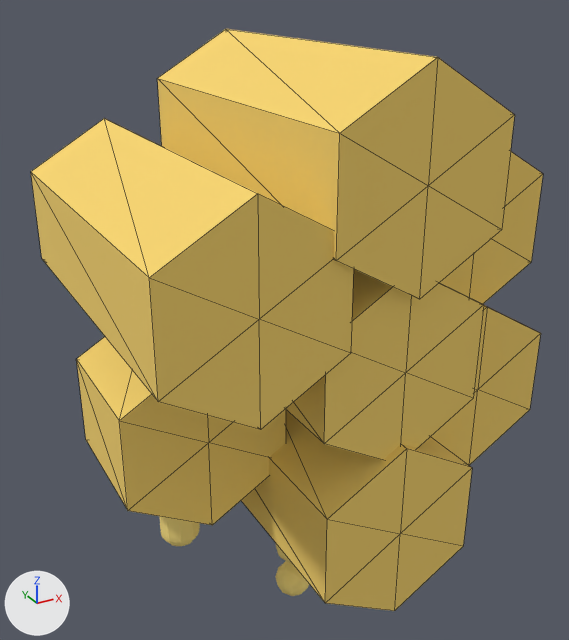
The OBJ model assets/meshes/Honeycomb.obj as it was, and as the next commit left it.
Both versions are drawn from a 50 mm camera at (-2.24, -3.79, 3.09) aimed at (-0.06, 0.17, 1.11). Arrows for +X, +Y and +Z are at lower left; the lights stay in place. The first picture is the older version. Mesh edges are drawn as thin lines on the coarser meshes. Where no turn or scale is listed for an object, it has been applied to the vertices. Vertices at exactly the same position are counted once.

The older version as bpy lines, for what is in view:
```python
me_comb = bpy.data.meshes.new('Comb')
me_comb.from_pydata(...)  # a 6-sided cylinder along y spanning x -0.48..0.48, y -0.99..0.99, z 0.7..1.8; a 6-sided cylinder along y spanning x 0.36..1.32, y -0.49..0.49, z 1.19..2.28; a 6-sided cylinder along y spanning x -0.48..0.48, y -1.05..1.05, z 1.67..2.77; a 6-sided cylinder along y spanning x -1.32..-0.36, y -1.02..1.02, z 1.19..2.28; a 6-sided cylinder along y spanning x -1.32..-0.36, y -0.4..0.4, z 0.22..1.31; a 6-sided cylinder along y spanning x -0.48..0.48, y -1.04..1.04, z -0.27..0.83; a 6-sided cylinder along y spanning x 0.36..1.32, y -0.64..0.64, z 0.22..1.31
me_comb.materials.append(mat_comb)  # yellow #f8d56e
me_honey = bpy.data.meshes.new('Honey')
me_honey.from_pydata(...)  # 450 vertices, 880 faces; spans x -0.97..0.63, y 0.02..0.28, z -1.08..0.25
me_honey.materials.append(mat_honey)  # yellow #ffe585
ob_comb = bpy.data.objects.new('Comb', me_comb)
ob_comb.location = (0.0, 0.0, 0.0)
ob_honey = bpy.data.objects.new('Honey', me_honey)
ob_honey.location = (0.0, 0.0, 0.0)
```
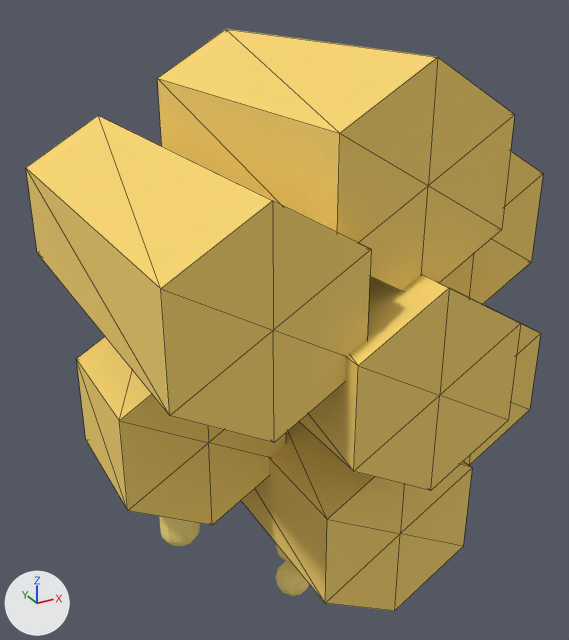
Scene script edits in JSON lines:
```json
{"block": "me_comb", "where": "# used by ob_comb; location = (0.0, 0.0, 0.0)"}
{"op": "remove", "block": "me_comb", "code": "me_comb.from_pydata(...)  # 98 vertices, 168 faces; spans x -1.32..1.32, y -1.05..1.05, z -0.27..2.77"}
{"op": "add", "block": "me_comb", "code": "me_comb.from_pydata(...)  # 98 vertices, 168 faces; spans x -1.32..1.32, y -1.25..1.25, z -0.27..2.77"}
{"block": "me_comb", "change": "me_comb part 1: the loose piece of 14 vertices spanning x -0.48..0.48, y -0.99..0.99, z 0.7..1.8 is scaled about its middle by (1, 1.27, 1)"}
{"block": "me_comb", "change": "me_comb part 2: the loose piece of 14 vertices spanning x -1.32..-0.36, y -1.02..1.02, z 1.19..2.28 is scaled about its middle by (1, 1.12, 1)"}
```

Pixel boxes [x1, y1, x2, y2] of what changed, in the pictures (569 x 640 px; the box of a moved part takes in the faces that stretch with it):
```json
{"object": "Comb", "change": "reshaped", "before": [31, 29, 543, 611], "after": [26, 29, 543, 611]}
{"part": 1, "of": "me_comb", "change": "moved or reshaped", "before": [286, 269, 484, 460], "after": [299, 274, 521, 491]}
{"part": 2, "of": "me_comb", "change": "moved or reshaped", "before": [31, 118, 354, 430], "after": [26, 115, 371, 443]}
```
